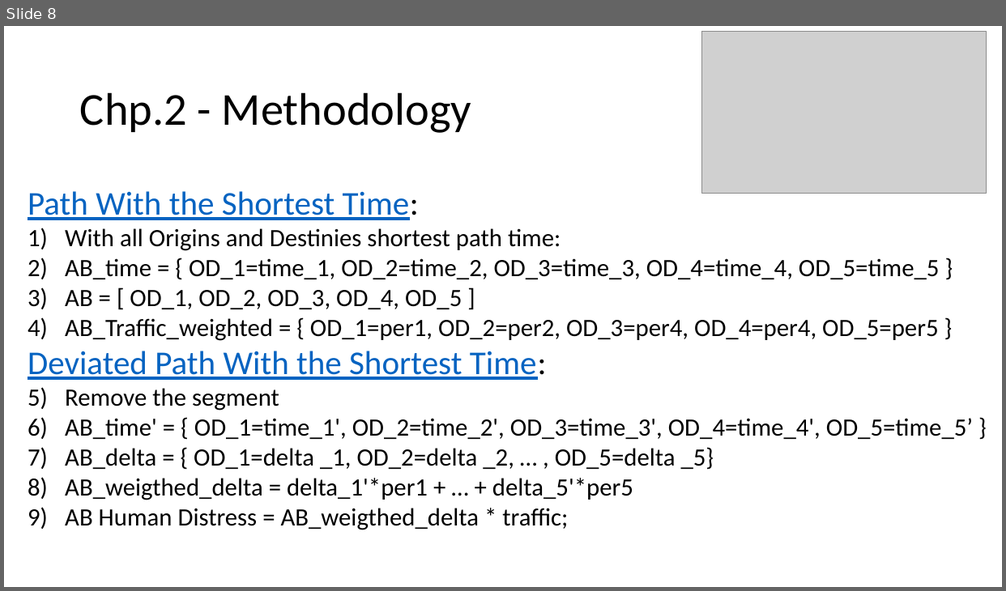
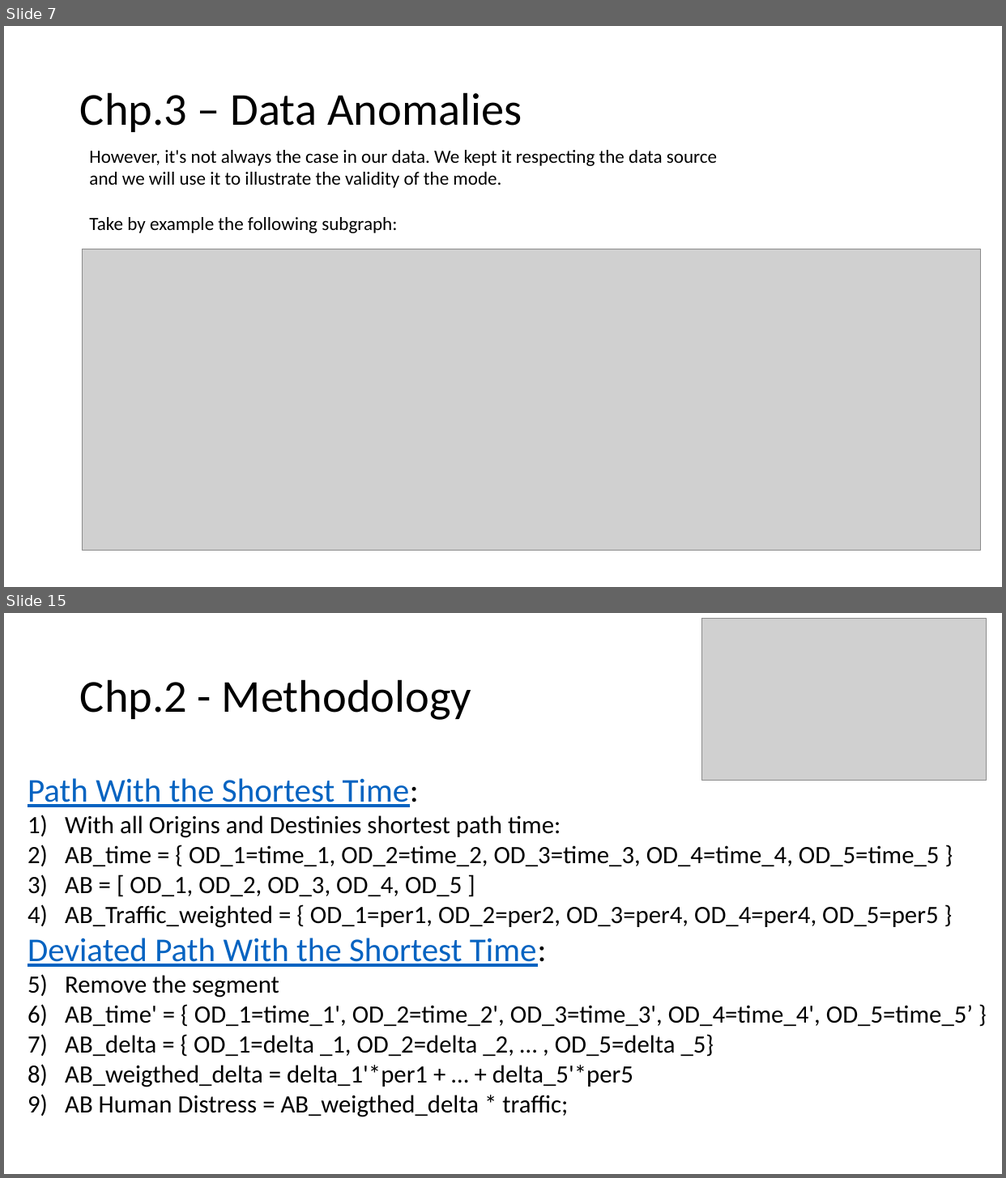
Before and after one commit to Breno-st/big-cities-transport, a slide deck: 11.Presenttaions/big-cities-transport.pptx. Shown one above the other, each under a label of ours: slide 8 before the commit, slides 7 and 15 after it; the slides between them are not shown. The pictures are 1006x591 and 1006x1178 pixels, drawn with LibreOffice and Linux fonts; fonts in the diff are those of the drawing; grey boxes stand for pictures. Boxes give left, top, right and bottom in pixels: in the first picture for what was removed or moved away, otherwise in the second. Text is boxed around its words. In the diff, an @@ line names an element or a change of style, - is before the commit and + after.

```diff
--- a/11.Presenttaions/big-cities-transport.pptx
+++ b/11.Presenttaions/big-cities-transport.pptx
@@ slide 7 added at box(4, 26, 1002, 587), background #FFFFFF @@
@@ title added at box(80, 92, 522, 132), 44 pt, text #000000 @@
+Chp.3 – Data Anomalies
@@ text added at box(89, 150, 717, 233), 18 pt, text #000000 @@
+However, it's not always the case in our data. We kept it respecting the data source and we will use it to illustrate the validity of the mode.
+Take by example the following subgraph:
@@ picture added at box(82, 249, 980, 551) @@
@@ what was slide 8 is now slide 15 @@
```
Also in this commit, not shown: 4 slides changed, 7 other slides added, 38 other files.
